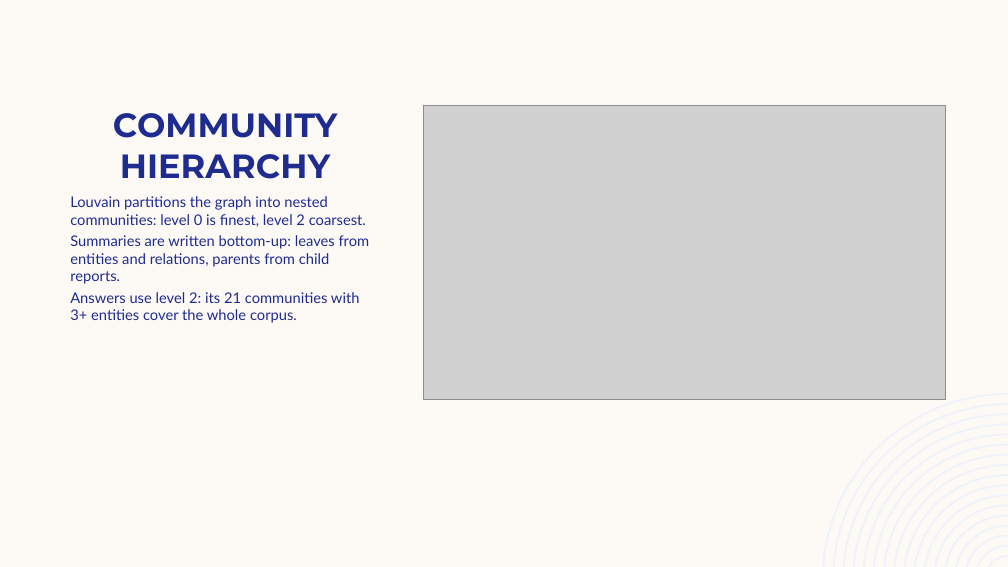
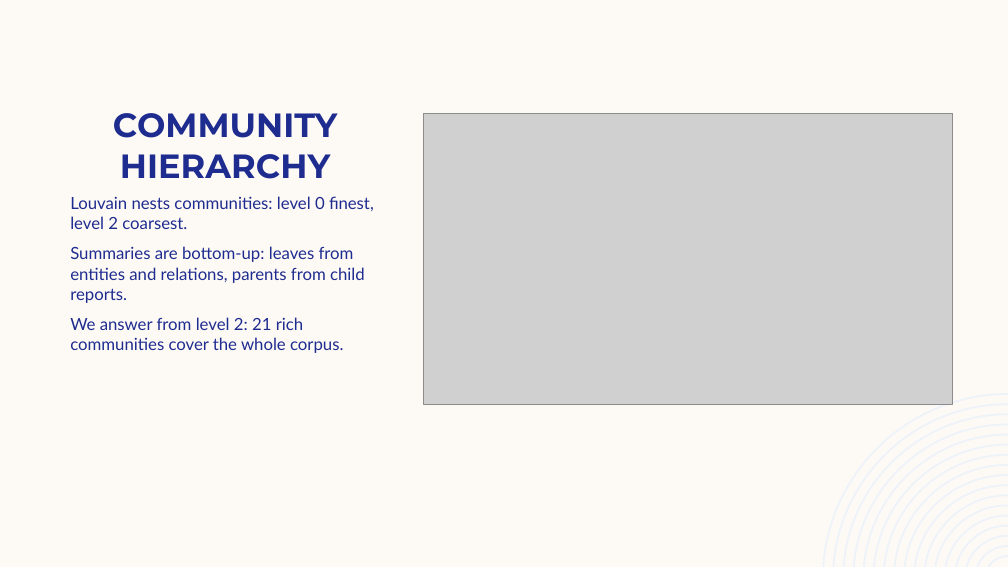
Before and after one commit to Kiki150804/sdm_proj, a slide deck: slide 8 of presentation/GraphRAG_final.pptx. Drawn at 1008x567 pixels with LibreOffice and Linux fonts; fonts in the diff are those of the drawing; grey boxes stand for pictures. Boxes give left, top, right and bottom in pixels: in the first picture for what was removed or moved away, otherwise in the second. Text is boxed around its words. In the diff, an @@ line names an element or a change of style, - is before the commit and + after.

Commit message:
Map step reads community entity/relation details; GraphRAG now beats vector RAG on 3 of 4 criteria; fuller slides

```diff
--- a/presentation/GraphRAG_final.pptx
+++ b/presentation/GraphRAG_final.pptx
@@ picture: place and size @@
-picture at bbox=[423, 106, 945, 399]
+picture at bbox=[423, 113, 953, 405]
@@ text at bbox=[70, 196, 374, 353]: text changed; size 14 to 16 pt @@
-Louvain partitions the graph into nested communities: level 0 is finest, level 2 coarsest.
-Summaries are written bottom-up: leaves from entities and relations, parents from child reports.
-Answers use level 2: its 21 communities with 3+ entities cover the whole corpus.
+Louvain nests communities: level 0 finest, level 2 coarsest.
+Summaries are bottom-up: leaves from entities and relations, parents from child reports.
+We answer from level 2: 21 rich communities cover the whole corpus.
```
Also in this commit, not shown: 11 other slides changed, 4 slides added, 4 slides removed, 18 other files.
